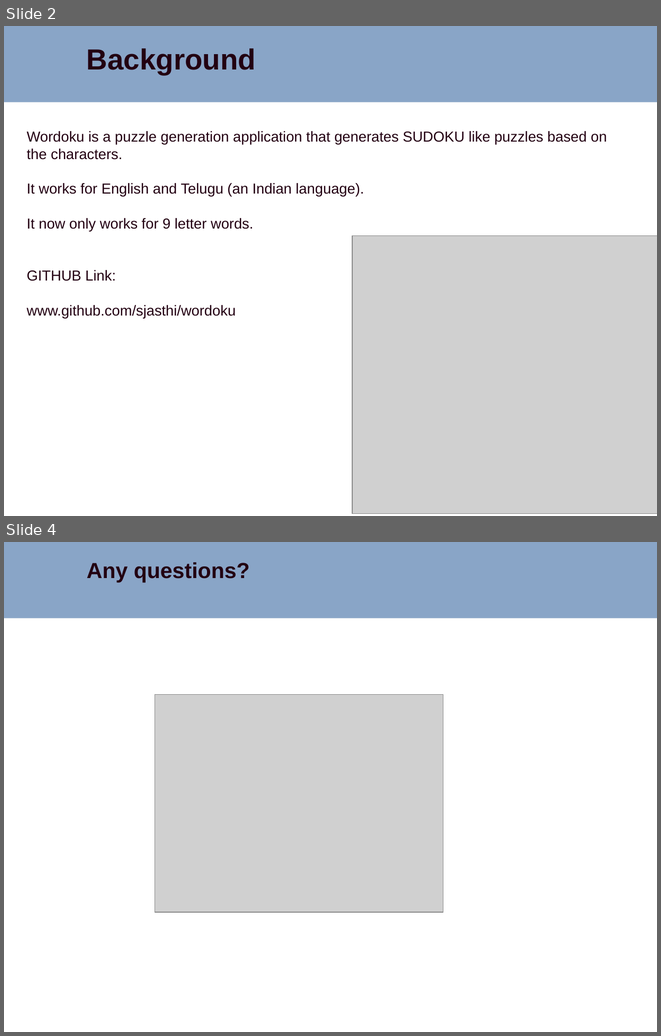
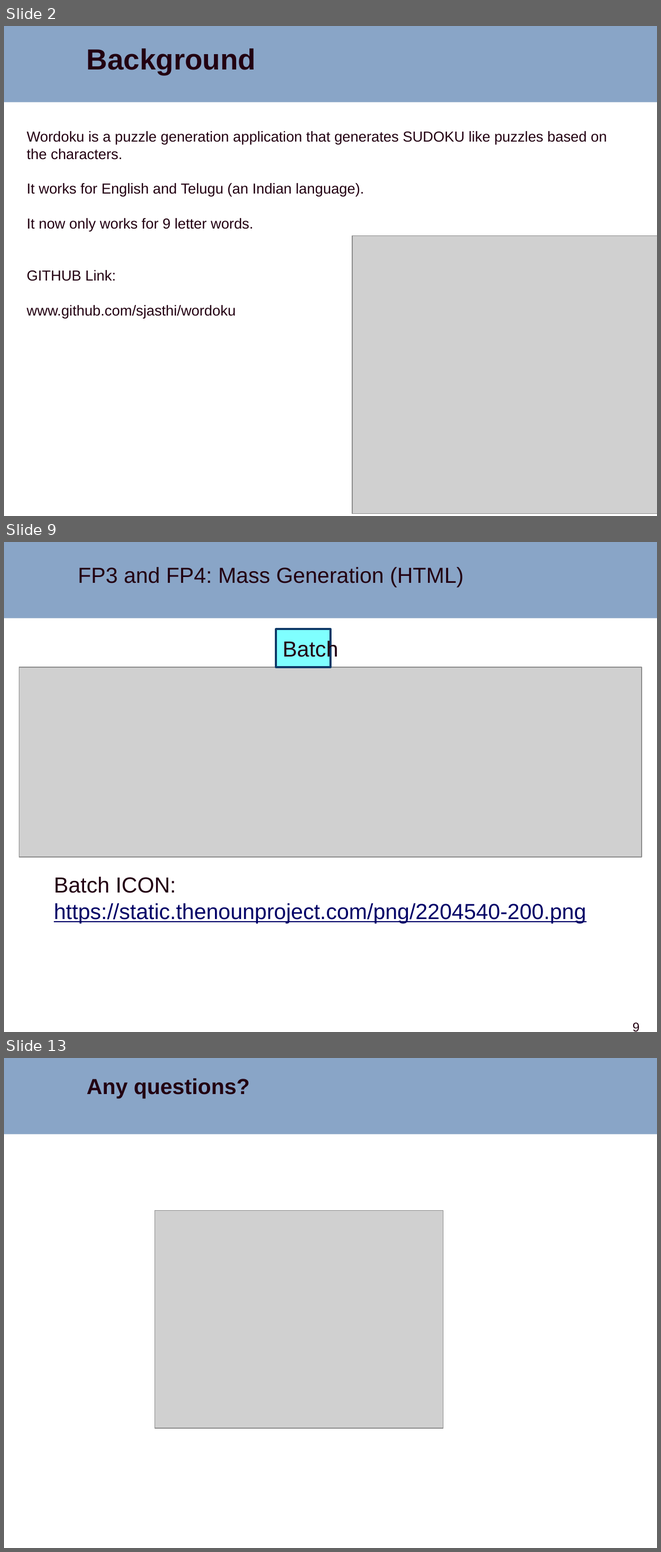
Before and after one commit to sjasthi/wordoku, a slide deck: docs/wordoku_enhancements.pptx. Shown one above the other, each under a label of ours: slides 2 and 4 before the commit, slides 2, 9 and 13 after it; the slides between them are not shown. The pictures are 661x1036 and 661x1552 pixels, drawn with LibreOffice and Linux fonts; fonts in the diff are those of the drawing; grey boxes stand for pictures; background and template pictures are left out. Boxes give left, top, right and bottom in pixels: in the first picture for what was removed or moved away, otherwise in the second. Text is boxed around its words. In the diff, an @@ line names an element or a change of style, - is before the commit and + after.

```diff
--- a/docs/wordoku_enhancements.pptx
+++ b/docs/wordoku_enhancements.pptx
@@ slide 9 added at (x1=4, y1=542, x2=657, y2=1032), background #FFFFFF; not listed: 1 template element that a slide beside it also shows @@
@@ text added at (x1=78, y1=567, x2=464, y2=588), 24 pt, text #220011 @@
+FP3 and FP4: Mass Generation (HTML)
@@ rectangle added at (x1=276, y1=629, x2=330, y2=667), fill #00FFFF at 50% opacity, outline #0F3A68 2.25 pt, 24 pt, text #220011 @@
+Batch
@@ picture added at (x1=19, y1=668, x2=641, y2=857) @@
@@ text added at (x1=54, y1=876, x2=586, y2=923), 24 pt, text #000066, underline @@
+Batch ICON: https://static.thenounproject.com/png/2204540-200.png
@@ page number added at (x1=633, y1=1022, x2=639, y2=1031), 14 pt, text #220011 @@
+9
@@ what was slide 4 is now slide 13 @@
```
Also in this commit, not shown: 1 slide changed, 8 other slides added.
